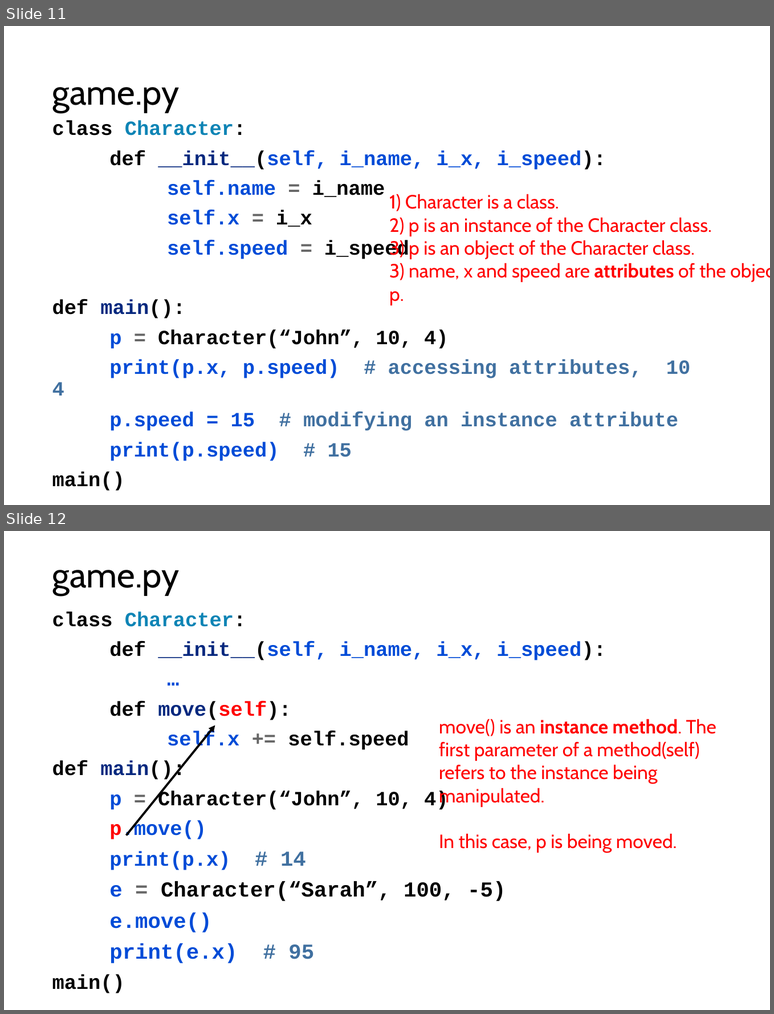
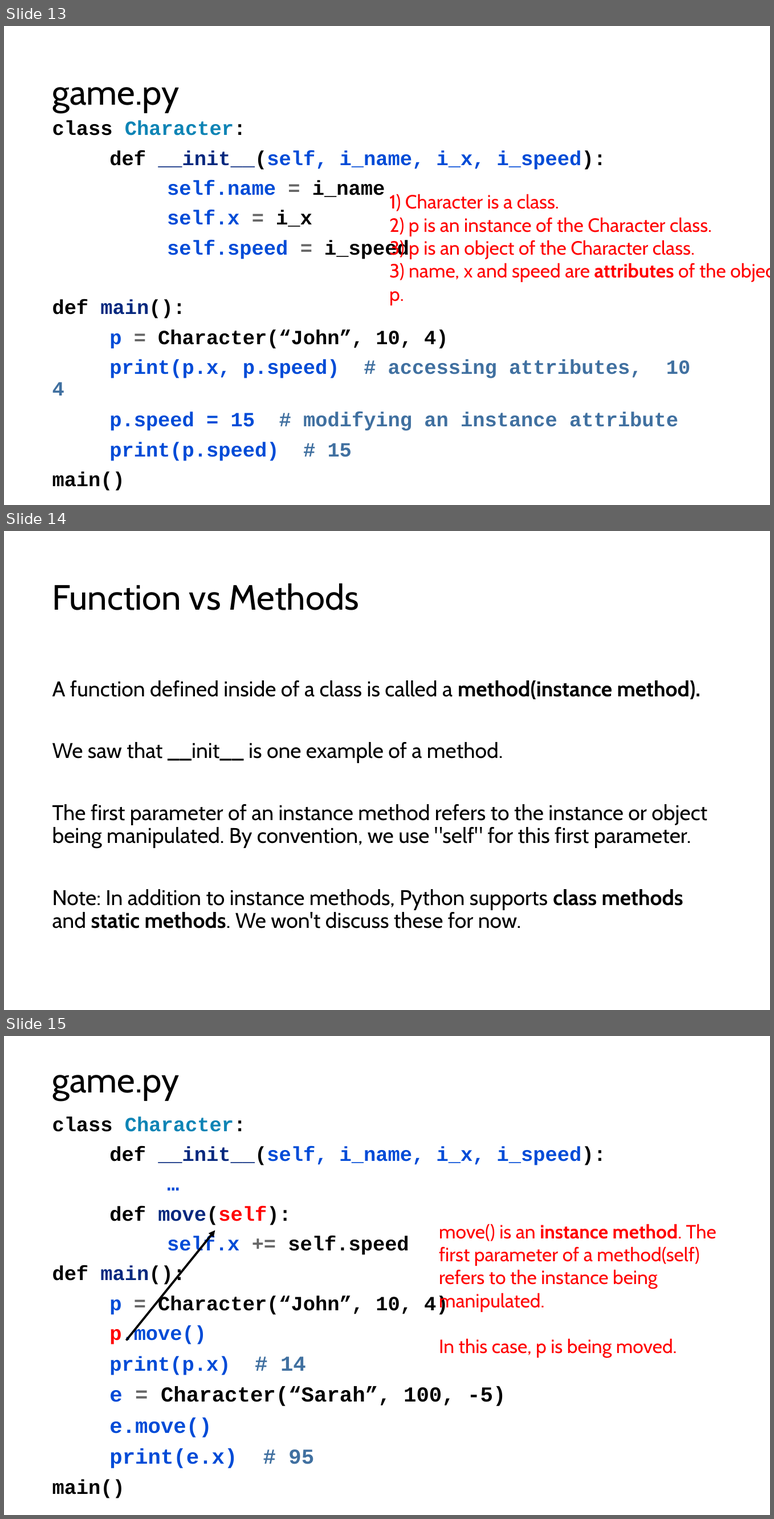
Before and after one commit to LongBaoNguyen/longbaonguyen.github.io, a slide deck: courses/apcsp/lect9.pptx. Shown one above the other, each under a label of ours: slides 11 and 12 before the commit, slides 13, 14 and 15 after it. The pictures are 774x1014 and 774x1519 pixels, drawn with LibreOffice and Linux fonts; fonts in the diff are those of the drawing. Boxes give left, top, right and bottom in pixels: in the first picture for what was removed or moved away, otherwise in the second. Text is boxed around its words. In the diff, an @@ line names an element or a change of style, - is before the commit and + after.

```diff
--- a/courses/apcsp/lect9.pptx
+++ b/courses/apcsp/lect9.pptx
@@ slide 14 added at box(4, 531, 770, 1010), background #FFFFFF @@
@@ title added at box(52, 583, 359, 610), 33 pt, text #000000 @@
+Function vs Methods
@@ text added at box(52, 680, 707, 928), 20 pt, text #000000 @@
+A function defined inside of a class is called a method(instance method).
+We saw that __init__ is one example of a method.
+The first parameter of an instance method refers to the instance or object being manipulated. By convention, we use "self" for this first parameter.
+Note: In addition to instance methods, Python supports class methods and static methods. We won't discuss these for now.
@@ what was slide 11 is now slide 13 @@
@@ what was slide 12 is now slide 15 @@
```
Also in this commit, not shown: 5 slides changed, 5 other slides added, 6 other files.
